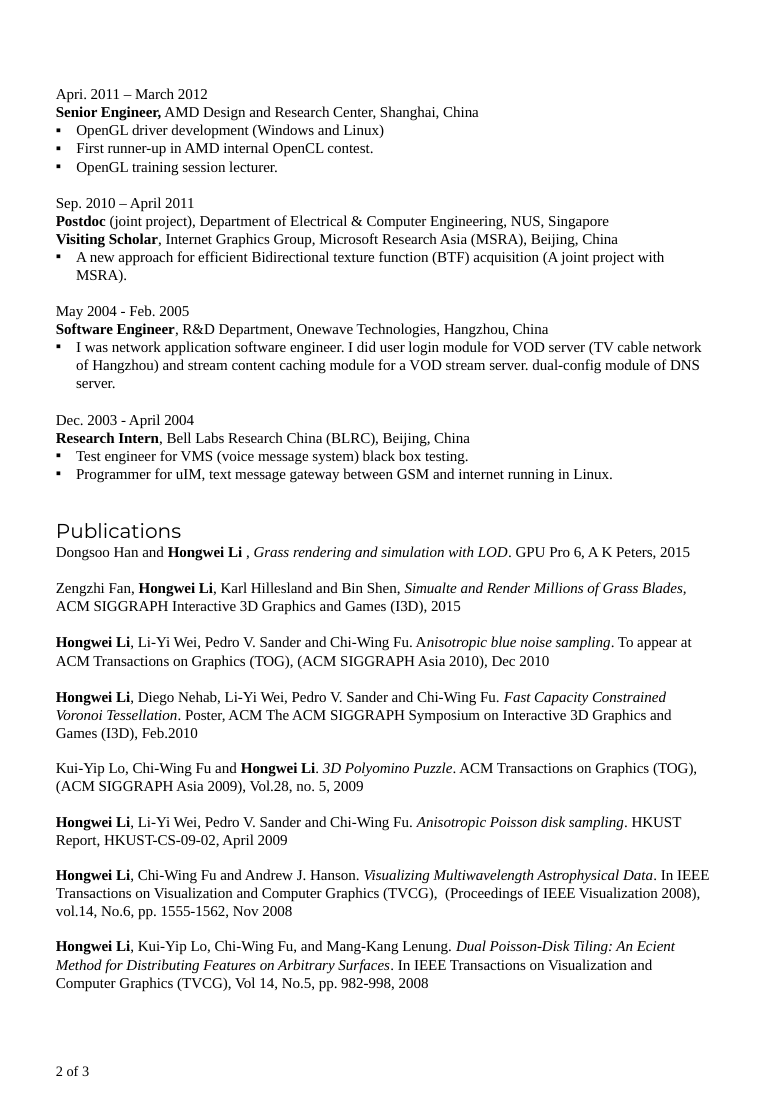
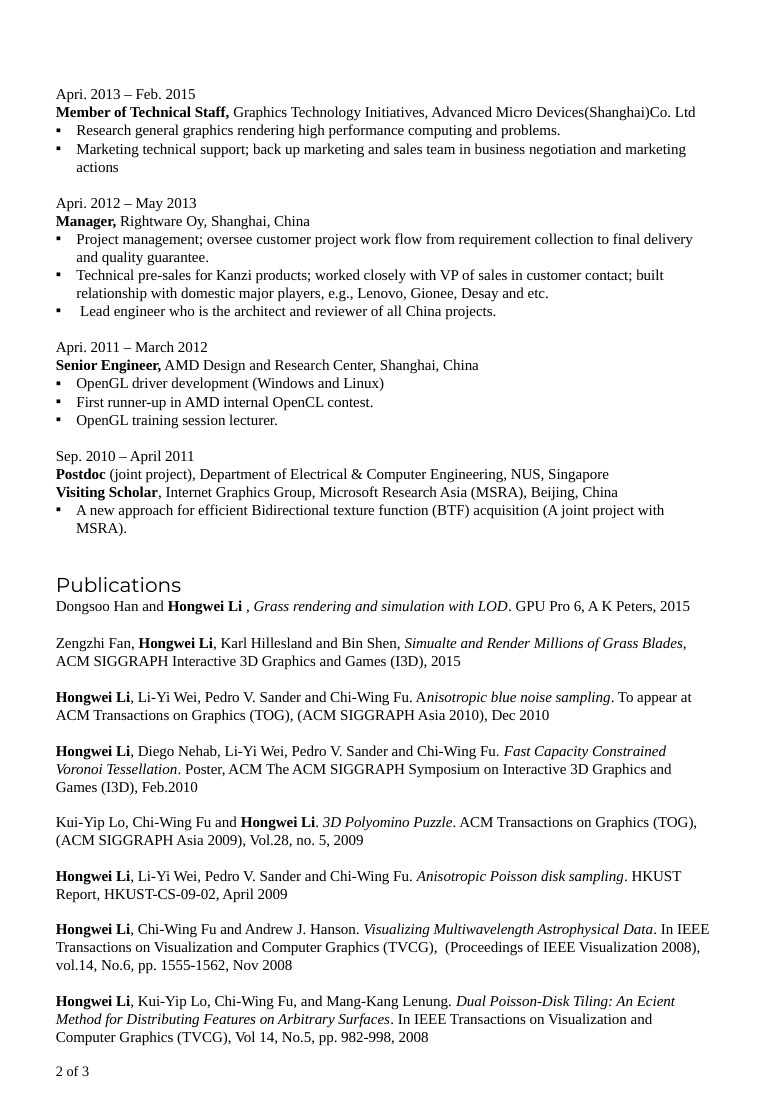
Before and after one commit to lihw/lihw.github.io, a slide deck: slide 2 of lihw_cv.pptx. Drawn at 775x1120 pixels with LibreOffice and Linux fonts; fonts in the diff are those of the drawing. Boxes give left, top, right and bottom in pixels: in the first picture for what was removed or moved away, otherwise in the second. Text is boxed around its words. In the diff, an @@ line names an element or a change of style, - is before the commit and + after.

```diff
--- a/lihw_cv.pptx
+++ b/lihw_cv.pptx
@@ text at (56,88,696,320): paragraphs added @@
+Apri. 2013 – Feb. 2015
+Member of Technical Staff, Graphics Technology Initiatives, Advanced Micro Devices(Shanghai)Co. Ltd
+  ▪ Research general graphics rendering high performance computing and problems.
+  ▪ Marketing technical support; back up marketing and sales team in business negotiation and marketing actions
+Apri. 2012 – May 2013
+Manager, Rightware Oy, Shanghai, China
+  ▪ Project management; oversee customer project work flow from requirement collection to final delivery and quality guarantee.
+  ▪ Technical pre-sales for Kanzi products; worked closely with VP of sales in customer contact; built relationship with domestic major players, e.g., Lenovo, Gionee, Desay and etc.
+  ▪ Lead engineer who is the architect and reviewer of all China projects.
@@ text at (56,305,702,483): paragraphs removed @@
-May 2004 - Feb. 2005
-Software Engineer, R&D Department, Onewave Technologies, Hangzhou, China
-▪ I was network application software engineer. I did user login module for VOD server (TV cable network of Hangzhou) and stream content caching module for a VOD stream server. dual-config module of DNS server.
-Dec. 2003 - April 2004
-Research Intern, Bell Labs Research China (BLRC), Beijing, China
-▪ Test engineer for VMS (voice message system) black box testing.
-▪ Programmer for uIM, text message gateway between GSM and internet running in Linux.
```
Also in this commit, not shown: 2 other slides changed, 1 other file.
